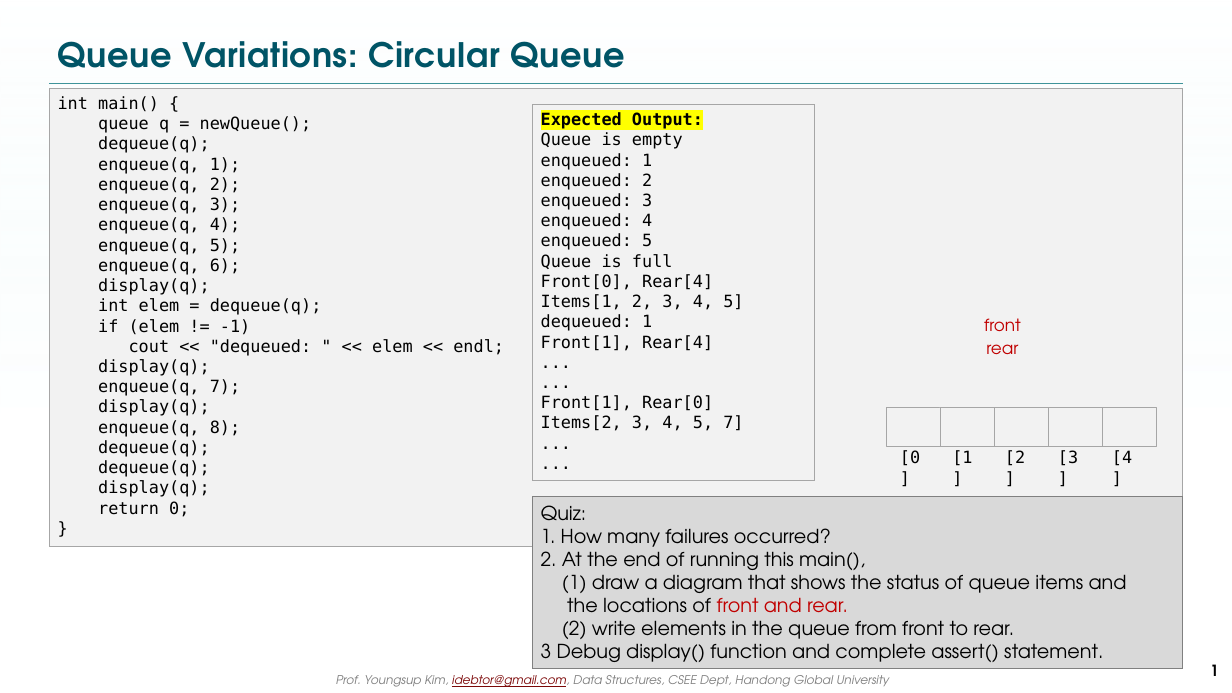
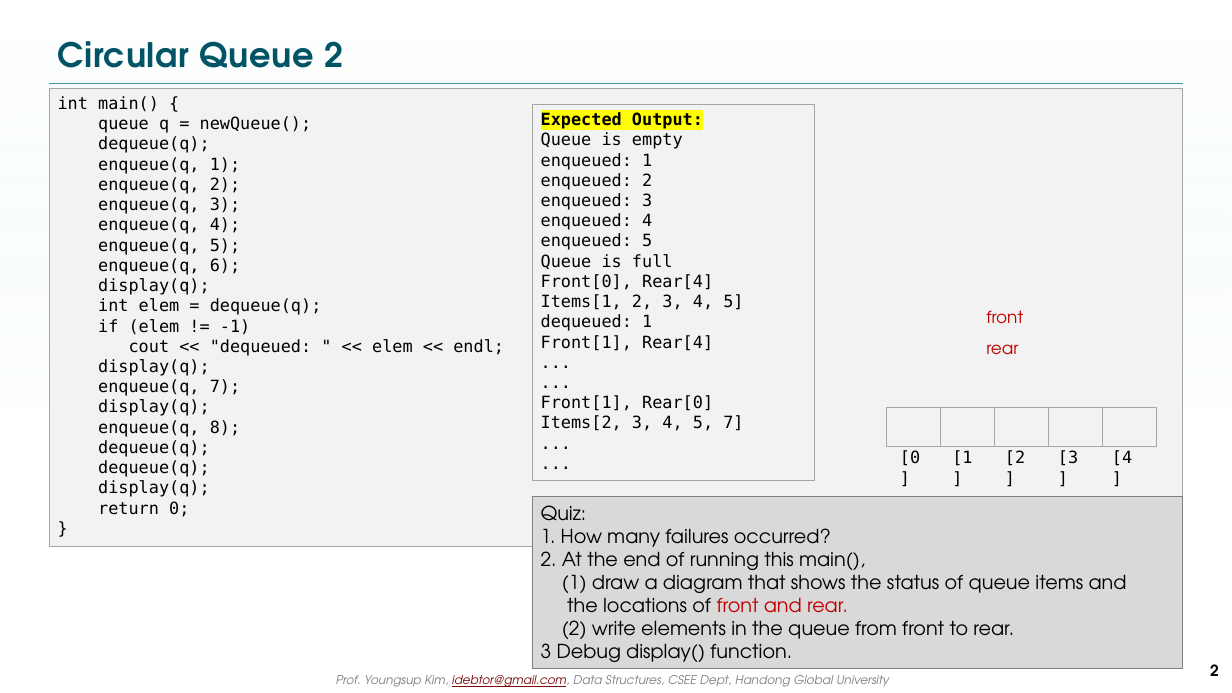
Before and after one commit to idebtor/nowic, a slide deck: slide 2 of ppts/3-2.1_Queue Quiz.pptx (slide 1 before the commit). Drawn at 1232x693 pixels with LibreOffice and Linux fonts; fonts in the diff are those of the drawing; background and template pictures are left out. Boxes give left, top, right and bottom in pixels: in the first picture for what was removed or moved away, otherwise in the second. Text is boxed around its words. In the diff, an @@ line names an element or a change of style, - is before the commit and + after.

```diff
--- a/ppts/3-2.1_Queue Quiz.pptx
+++ b/ppts/3-2.1_Queue Quiz.pptx
@@ title at (x1=58, y1=41, x2=344, y2=68): text changed @@
-Queue Variations: Circular Queue
+Circular Queue 2
@@ text "front" moved from (x1=984, y1=318, x2=1021, y2=332) to (x1=986, y1=310, x2=1023, y2=324) @@
@@ text in rectangle at (x1=541, y1=638, x2=792, y2=662): text changed @@
-3 Debug display() function and complete assert() statement.
+3 Debug display() function.
@@ page number at (x1=1210, y1=664, x2=1219, y2=676): text changed @@
-1
+2
```
Also in this commit, not shown: 1 slide added, 1 other file.
